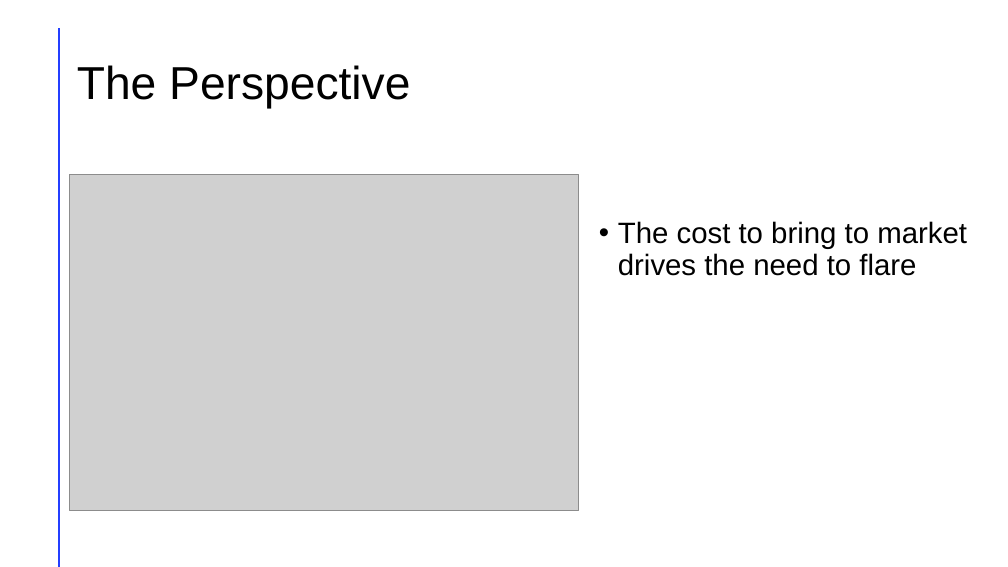
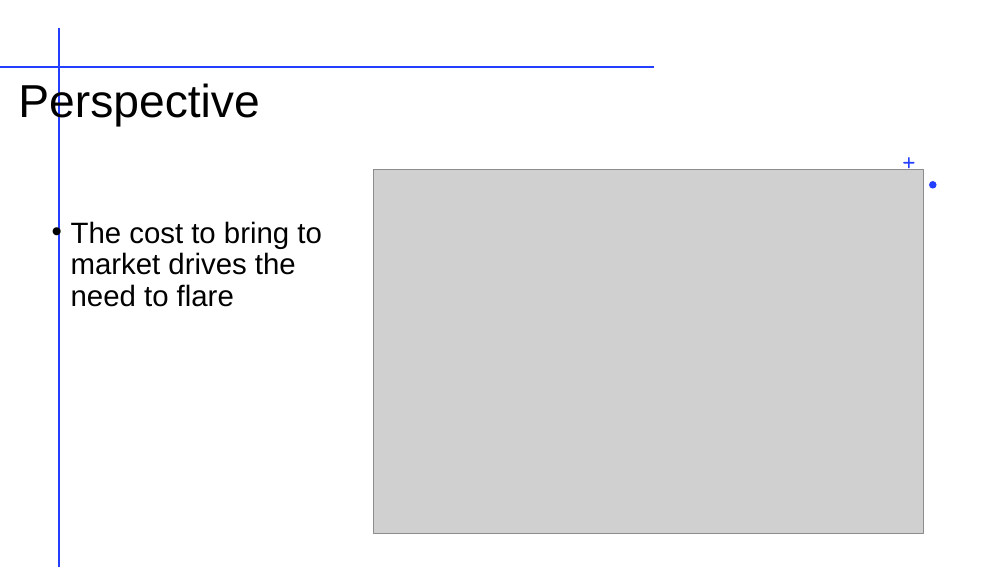
Before and after one commit to chad-hub/wasted_energy, a slide deck: slide 9 of Wasted Energy.pptx. Drawn at 1008x567 pixels with LibreOffice and Linux fonts; fonts in the diff are those of the drawing; grey boxes stand for pictures. Boxes give left, top, right and bottom in pixels: in the first picture for what was removed or moved away, otherwise in the second. Text is boxed around its words. In the diff, an @@ line names an element or a change of style, - is before the commit and + after.

```diff
--- a/Wasted Energy.pptx
+++ b/Wasted Energy.pptx
@@ line removed from (59, 29) to (59, 566) @@
@@ line added from (59, 29) to (59, 566), #FF9022 2 pt @@
@@ title "Perspective" at [18, 81, 259, 127]: vertical alignment middle to bottom @@
@@ line added from (0, 67) to (653, 67), #FF9022 2 pt @@
@@ title at [18, 81, 259, 127]: text changed @@
-The Perspective
+Perspective
@@ picture removed at [70, 174, 579, 510] @@
@@ picture added at [374, 170, 924, 534] @@
@@ freeform shape added at [904, 157, 915, 169], fill #243FFF @@
@@ freeform shape added at [929, 181, 937, 188], fill #243FFF @@
@@ text "The cost to bring to ..." rewrapped from [618, 221, 967, 276] to [71, 221, 321, 307] @@
```
Also in this commit, not shown: 8 other slides changed, 1 slide added, 1 slide removed.
